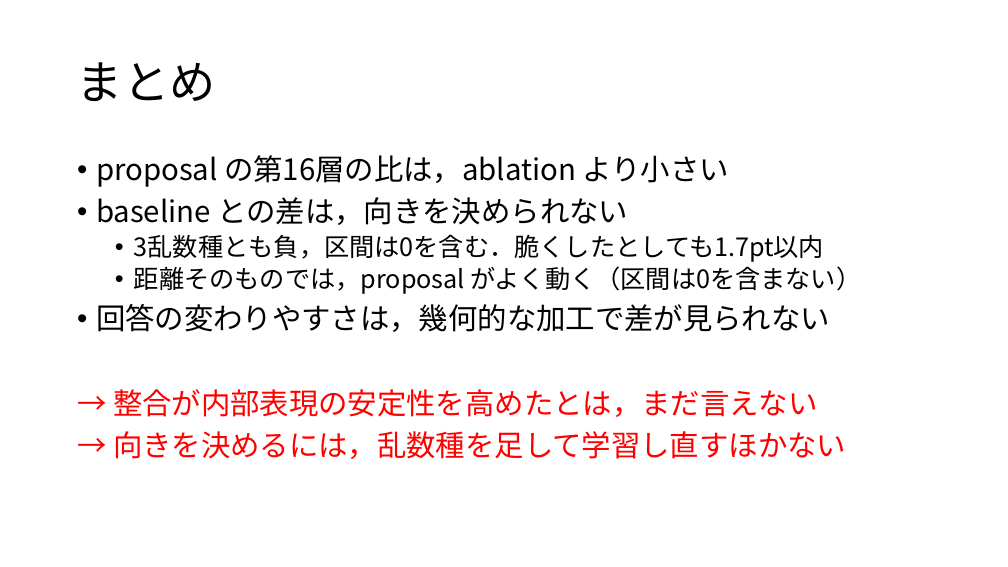
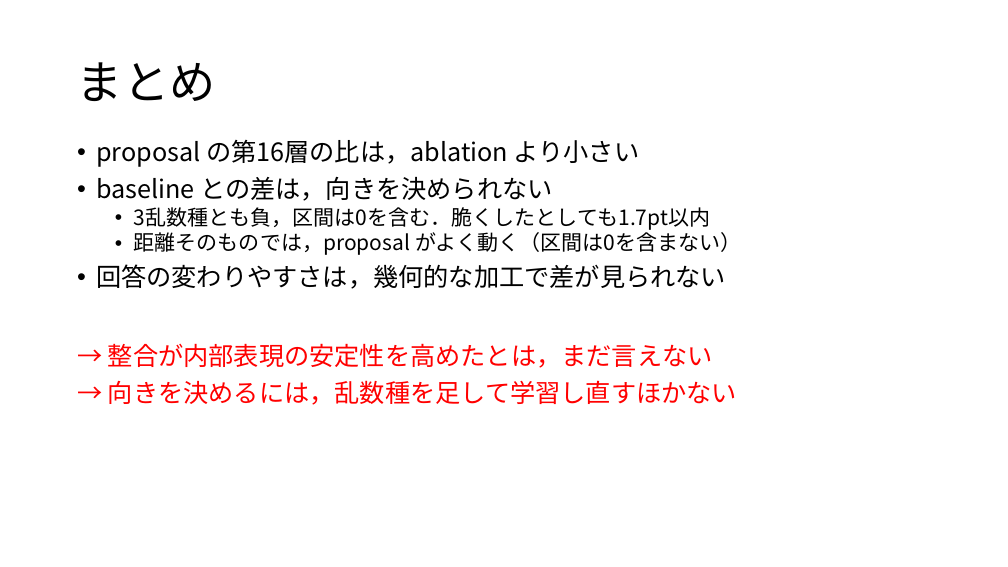
Before and after one commit to tomoking2004/cotar, a slide deck: slide 17 of presentations/20261030_進捗報告.pptx (slide 11 before the commit). Drawn at 1008x567 pixels with LibreOffice and Linux fonts; fonts in the diff are those of the drawing. Boxes give left, top, right and bottom in pixels: in the first picture for what was removed or moved away, otherwise in the second. Text is boxed around its words. In the diff, an @@ line names an element or a change of style, - is before the commit and + after.

```diff
--- a/presentations/20261030_進捗報告.pptx
+++ b/presentations/20261030_進捗報告.pptx
@@ text "proposal の第16層の比は，ablation より小さい": place and size @@
-text "proposal の第16層の比は，ablation より小さい" at (96,155,862,459)
+text "proposal の第16層の比は，ablation より小さい" at (96,140,741,405)
@@ text "proposal の第16層の比は，ablation より小さい" at (96,140,741,405): size 28 to 24 pt in "proposal の第16層の比は，ablation より小さい", "baseline との差は，向きを決められない", "回答の変わりやすさは，幾何的な加工で差が見られない", "→ 整合が内部表現の安定性を高めたとは，まだ言えない" and 1 more places; size 24 to 20 pt in "3乱数種とも負，区間は0を含む．脆くしたとしても1.7pt以内", "距離そのものでは，proposal がよく動く（区間は0を含まない）"; less space between paragraphs @@
```
Also in this commit, not shown: 11 other slides changed, 6 slides added, 2 other files.
